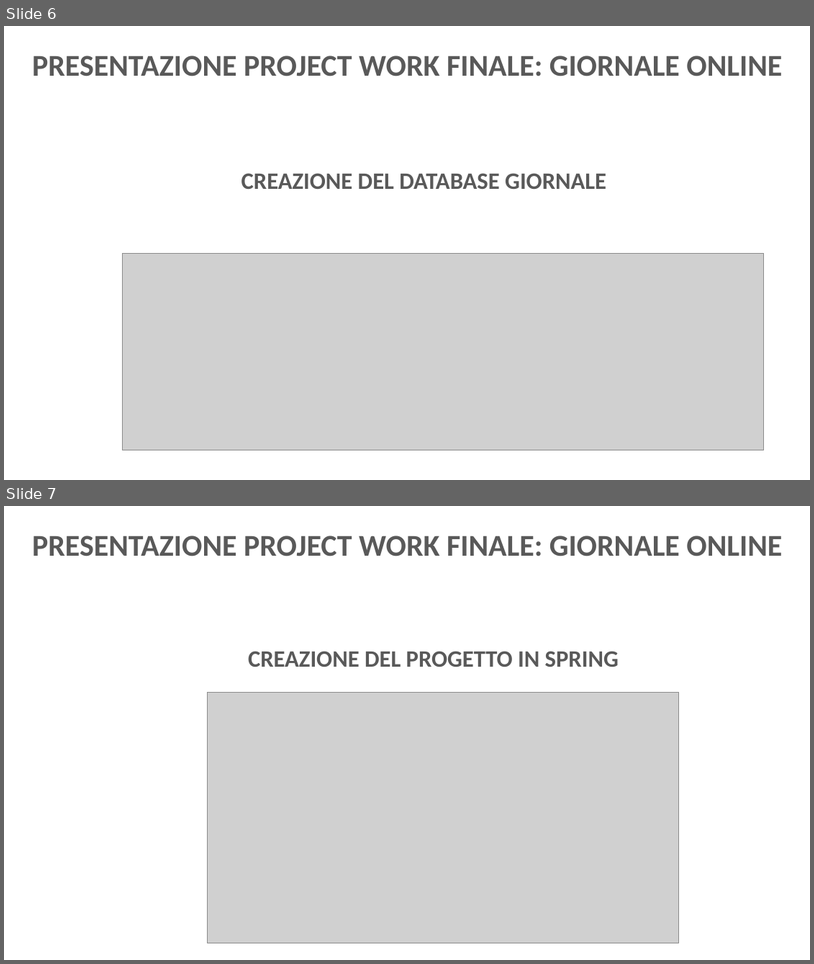
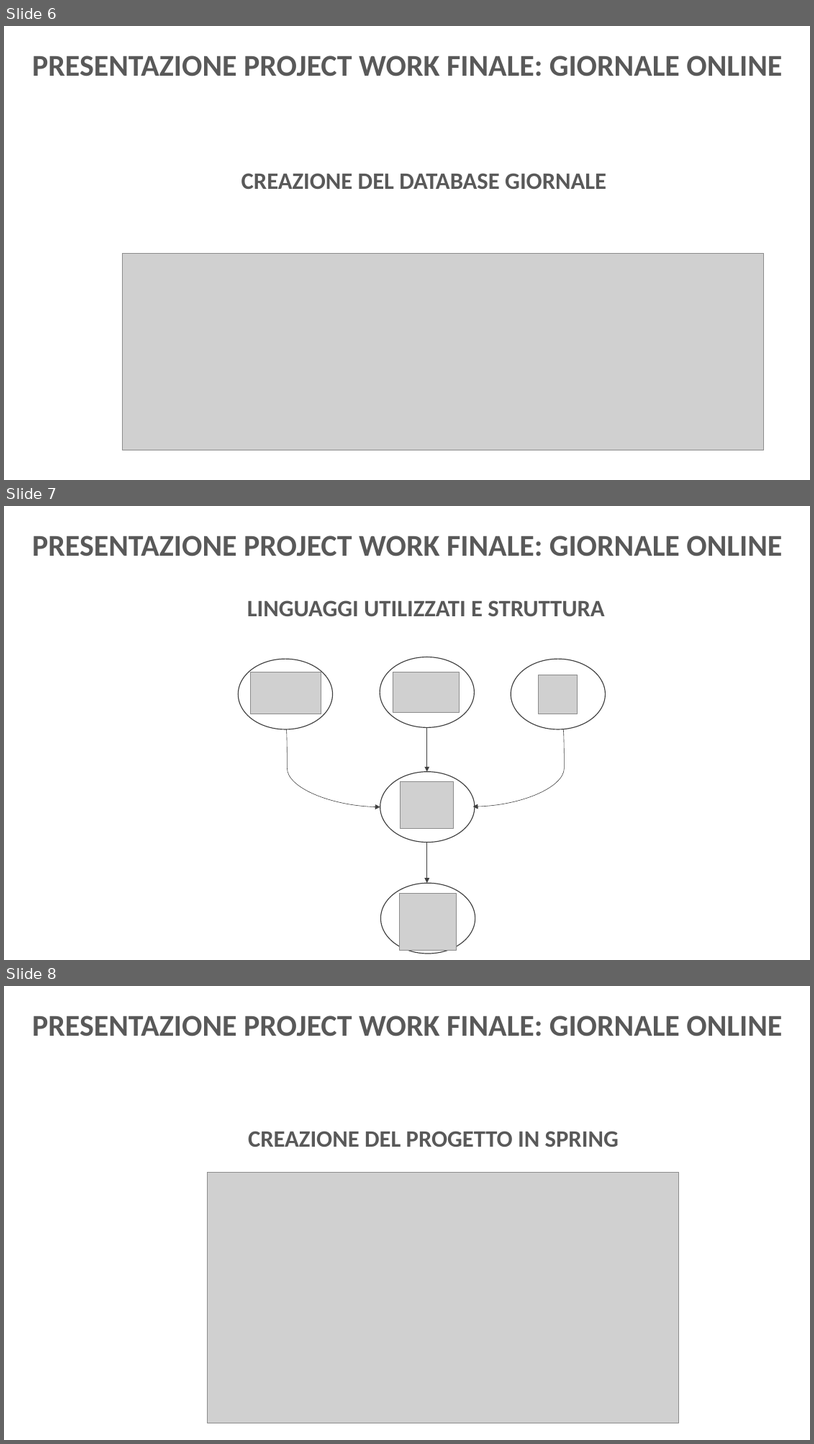
Before and after one commit to nDr3K/GiornaleOnlinePW, a slide deck: Presentazione Project Giornale.pptx. Shown one above the other, each under a label of ours: slides 6 and 7 before the commit, slides 6, 7 and 8 after it. The pictures are 814x964 and 814x1444 pixels, drawn with LibreOffice and Linux fonts; fonts in the diff are those of the drawing; grey boxes stand for pictures; background and template pictures are left out. Boxes give left, top, right and bottom in pixels: in the first picture for what was removed or moved away, otherwise in the second. Text is boxed around its words. In the diff, an @@ line names an element or a change of style, - is before the commit and + after.

```diff
--- a/Presentazione Project Giornale.pptx
+++ b/Presentazione Project Giornale.pptx
@@ slide 7 added at [4, 506, 810, 960], background picture (left out) @@
@@ text added at [32, 536, 782, 556], 36 pt, text #595959, bold @@
+PRESENTAZIONE PROJECT WORK FINALE: GIORNALE ONLINE
@@ text added at [247, 600, 604, 616], 28 pt, text #595959, bold @@
+LINGUAGGI UTILIZZATI E STRUTTURA
@@ ellipse added at [381, 656, 475, 727], fill #FFFFFF, outline #404040 1 pt @@
@@ ellipse added at [238, 659, 332, 729], fill #FFFFFF, outline #404040 1 pt @@
@@ picture added at [250, 672, 321, 714] @@
@@ picture added at [393, 672, 460, 713] @@
@@ ellipse added at [511, 659, 605, 729], fill #FFFFFF, outline #404040 1 pt @@
@@ picture added at [539, 674, 578, 713] @@
@@ curved arrow added from (286, 729) to (381, 807), #404040 0.5 pt @@
@@ arrow added from (427, 728) to (427, 772), #404040 0.5 pt @@
@@ curved arrow added from (563, 729) to (473, 807), #404040 0.5 pt @@
@@ ellipse added at [381, 772, 475, 842], fill #FFFFFF, outline #404040 1 pt @@
@@ picture added at [400, 782, 453, 828] @@
@@ arrow added from (427, 842) to (427, 883), #404040 0.5 pt @@
@@ ellipse added at [381, 883, 476, 953], fill #FFFFFF, outline #404040 1 pt @@
@@ picture added at [399, 893, 456, 950] @@
@@ what was slide 7 is now slide 8 @@
```
Also in this commit, not shown: 5 slides changed, 1 other file.
